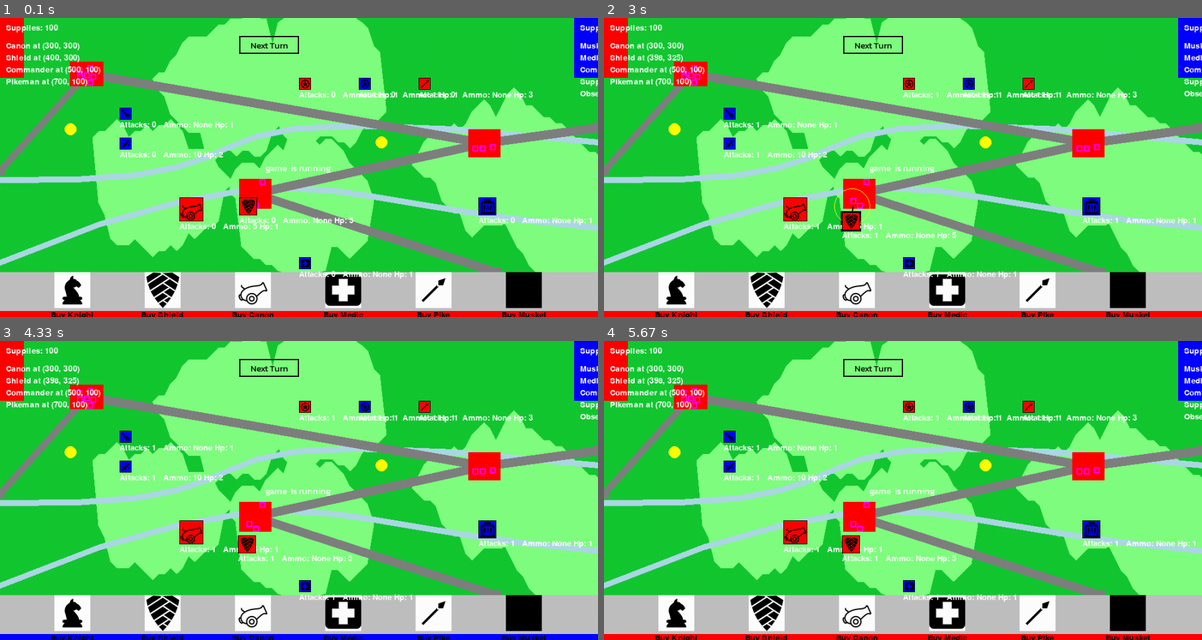
Above: before the commit, frames 1-4 (two rows, left to right).
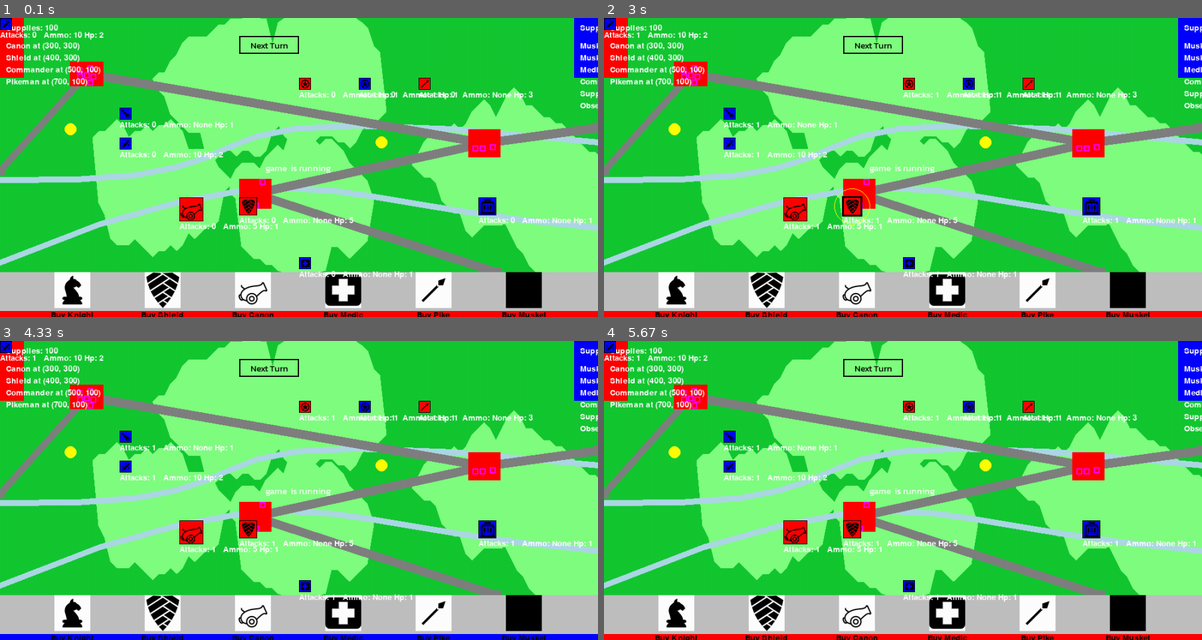
Above: after the commit, the same moments.

Repository: Nockiest/pygame-battleforge.
Game: pygame game, started from app.py
The game is run twice, just before and just after one commit, with the same random seed, the same clock (stepped at 60 frames per second) and the same inputs.
Inputs (mouse positions are in pixels of both pictures, inside the frame that each line leads up to):
- Up to frame 1 (0.1 s): no input
- Up to frame 2 (3 s): click "Next Turn" at 0.38 s; click "Next Turn" at 0.72 s; click (795, 209) at 1.05 s; click "Next Turn" at 1.38 s; click "Next Turn" at 1.72 s; click (1028, 83) at 2.05 s; click (849, 206) at 2.38 s; press the mouse at (609, 23) at 2.7 s; move the mouse to (699, 131) at 2.8 s; release the mouse at (789, 239) at 2.93 s
- Up to frame 3 (4.33 s): press the mouse at (269, 367) at 3.03 s; move the mouse to (185, 418) at 3.13 s; release the mouse at (101, 469) at 3.27 s; click "Next Turn" at 3.38 s; click "Next Turn" at 3.72 s
- Up to frame 4 (5.67 s): press the mouse at (873, 367) at 5.53 s; move the mouse to (819, 388) at 5.63 s

The runs differ from the first frame. In frame 1, 0.5% of the frame differs, in the area x 0-100%, y 0-31%; in frame 2, 1.2%, in the area x 0-100%, y 0-75%; in frame 3, 1.2%; in frame 4, 1.2%.

Commit message:
oprava propočtu pohybu

Diff:
--- a/app.py
+++ b/app.py
@@ -33,6 +33,7 @@
 players = [red_player, blue_player]
 cur_player = 0  # RED
 
+blue_player.create_starting_unit((Musketeer, 0, 0), living_units)
 blue_player.create_starting_unit((Musketeer, 200, 200), living_units)
 red_player.create_starting_unit((Canon, 300, 300), living_units)
 red_player.create_starting_unit((Shield, 400, 300), living_units)
--- a/unit.py
+++ b/unit.py
@@ -30,6 +30,10 @@
             total_cost += 1
         elif color == TOWN_RED or color == HOUSE_PURPLE:
             total_cost += 1
+        elif color == (1,1,1 ):
+            total_cost += 10000000000
+            movement_costs.append((total_cost, i, color))
+            return movement_costs
         else:
             total_cost += 1  # Default movement cost
 
@@ -62,41 +66,53 @@
 
     def move_in_game_field(self, click_pos, living_units):
         # Calculate the endpoint of the Bresenham line
-        dx = click_pos[0] - self.start_turn_position[0]
-        dy = click_pos[1] - self.start_turn_position[1]
-
-        # Calculate the endpoint of the Bresenham line
-        end_x = self.x + self.size // 2 + dx
-        end_y = self.y + self.size // 2 + dy
-
-        movement_line = bresenham_line(self.start_turn_position[0], self.start_turn_position[1], end_x, end_y)
-        # count the movement cost of every pixel based on its color
+        movement_line = bresenham_line(self.start_turn_position[0], self.start_turn_position[1],  click_pos[0],  click_pos[1])
         line_point_colors = get_pixel_colors(movement_line, background_screen)
         movement_costs = calculate_movement_cost(line_point_colors)
-        print(movement_costs[-1])
-
-
+
+       # find the pixel that overshoots the movement cost
+        print( movement_costs[-1][0]  )
+        if movement_costs[-1][0] <= self.base_movement:
+
+            self.x =  movement_line[-1][0] - self.size // 2  #  len(movement_line)
+            self.y =  movement_line[-1][1] - self.size // 2   # len(movement_line)
+        # else:
+        #     for cost, index, color in movement_costs:
+        #         if cost > self.base_movement:
+        #             # Set the unit's position to the last point before the condition was applied
+        #             new_x, new_y = movement_line[index - 1]
+        #             delta_x = movement_line[-1][0]  #new_x #- dx
+        #             delta_y = movement_line[-1][1]  #new_y #- dy
+        #             self.rect = pygame.Rect(self.x, self.y, self.size, self.size)
+        #             break
+
+        # Calculate the distance from the starting position to the new position
+        # distance = math.sqrt(delta_x ** 2 + delta_y ** 2)
+
+        # if distance > self.base_movement:
+        #     # Calculate the new position based on the line connecting the two points
+        #     scale_factor = (self.base_movement) / distance
+        #     new_x = int(
+        #         self.start_turn_position[0] + delta_x * scale_factor - self.size // 2)
+        #     new_y = int(
+        #         self.start_turn_position[1] + delta_y * scale_factor - self.size // 2)
+        # else:
+        #     # The movement is within the allowed range, so set the position directly
+        #     new_x = click_pos[0] - self.size // 2
+        #     new_y = click_pos[1] - self.size // 2
+
+        # count the movement cost of every pixel based on its color
+
+        # print(movement_costs[-1], "last pixel to go on")
+        # movement_points_and_costs = zip(movement_line, movement_costs)
+        # print(movement_points_and_costs , "moves and costs")
          # If still cheaper at the end of costs, adjust self.x and self.y
-        if movement_costs[-1][0] <= self.base_movement:
-            dx = movement_line[-1][0] - self.x
-            dy = movement_line[-1][1] - self.y
-            print( movement_line[-1])
-            self.x =    movement_line[-1][0]
-            self.y =    movement_line[-1][1]
-            self.rect = pygame.Rect(self.x, self.y, self.size, self.size)
+
         # if it the movement cost is bigger than base_movement*modifiers or it hit a river set it to the
         # last point before one of these conditions was applied
-        for cost, index, color in movement_costs:
-            if cost > self.base_movement:
-                # Set the unit's position to the last point before the condition was applied
-                new_x, new_y = movement_line[index - 1]
-                print(new_y, new_x,dx,dy)
-                self.x = new_x #- dx
-                self.y = new_y #- dy
-                self.rect = pygame.Rect(self.x, self.y, self.size, self.size)
-                break
-
-
+
+
+        self.rect = pygame.Rect(self.x, self.y, self.size, self.size)
         # check wheter the unit interferes with another of enemy units
 
         # if yes set the position to be just before the enemy unit
@@ -176,7 +192,7 @@
         return None
 
     def render_attack_circle(self, screen):
-
+        pass
         pygame.draw.circle(screen, RED, (self.x + self.size //
                            2, self.y + self.size//2), self.attack_range*self.attack_range_modifiers, 1)
 
@@ -188,14 +204,15 @@
             self.ammo -= 1
 
     def render_attack_cross(self, screen):
-        if hasattr(self, 'attack_cross_position') and hasattr(self, 'attack_cross_time'):
-            time_elapsed = pygame.time.get_ticks() - self.attack_cross_time
-            # Render the cross for 1 second (1000 milliseconds)
-            if time_elapsed <= 1000:
-                render_attack_cross(screen, *self.attack_cross_position)
-            else:
-                del self.attack_cross_position
-                del self.attack_cross_time
+        pass
+        # if hasattr(self, 'attack_cross_position') and hasattr(self, 'attack_cross_time'):
+        #     time_elapsed = pygame.time.get_ticks() - self.attack_cross_time
+        #     # Render the cross for 1 second (1000 milliseconds)
+        #     if time_elapsed <= 1000:
+        #         render_attack_cross(screen, *self.attack_cross_position)
+        #     else:
+        #         del self.attack_cross_position
+        #         del self.attack_cross_time
 
     def try_attack(self, click_pos, living_units):
 
--- a/utils.py
+++ b/utils.py
@@ -158,7 +158,12 @@
 def get_pixel_colors(points, surface):
     points_colors = []
     for point in points:
-        pixel_color = surface.get_at(point)
-        points_colors.append(pixel_color)
-        # print(f"Color at pixel {point}: {pixel_color}")
+        if point[0] >= 0 and point[0] < surface.get_width() and point[1] >= 0 and point[1] < surface.get_height():
+            pixel_color = surface.get_at(point)
+            points_colors.append(pixel_color)
+        else:
+            # Append a placeholder color (you can modify this as needed)
+            points_colors.append((1,1,1 ))  # terminate color
+            # Alternatively, you can use None to indicate that the pixel doesn't exist
+            # points_colors.append(None)
     return points_colors
